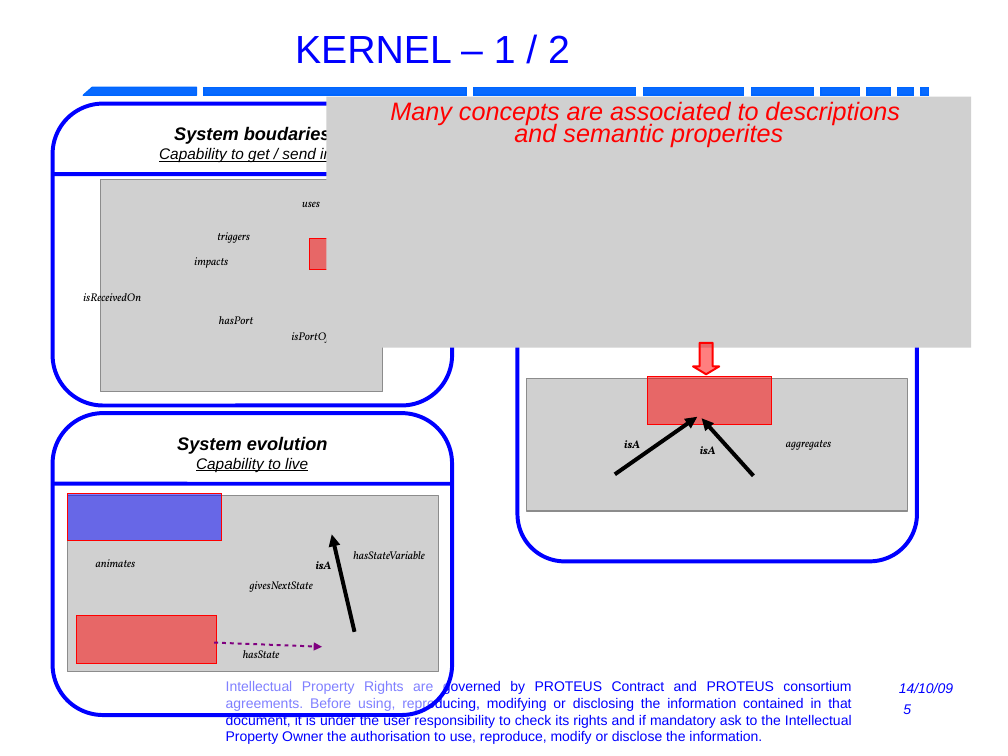
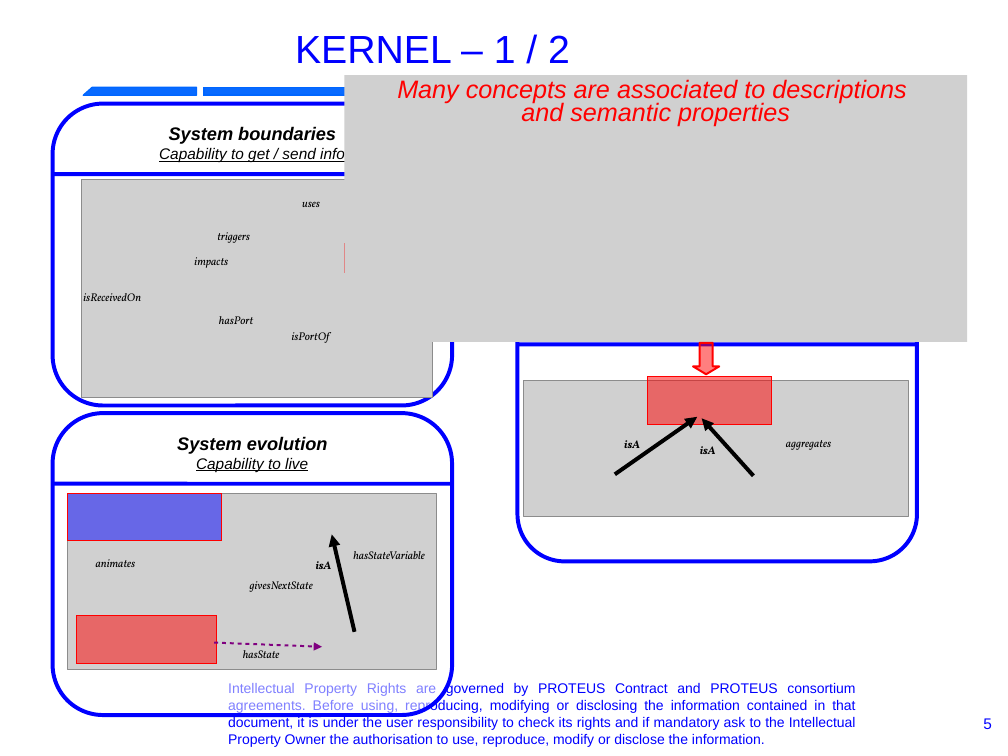
Before and after one commit to RobotML/RobotML, a slide deck: slide 5 of Ontologies/ORA/Meetings/20131103-IROS-Tokyo/R4.1.6-P5.9-ARoboticOntology.odp. Drawn at 1008x756 pixels with LibreOffice and Linux fonts; fonts in the diff are those of the drawing; grey boxes stand for pictures; background and template pictures are left out. Boxes give left, top, right and bottom in pixels: in the first picture for what was removed or moved away, otherwise in the second. Text is boxed around its words. In the diff, an @@ line names an element or a change of style, - is before the commit and + after.

Commit message:
work session to adapt presentation to mac before presentation addition of pdf file for safety

```diff
--- a/Ontologies/ORA/Meetings/20131103-IROS-Tokyo/R4.1.6-P5.9-ARoboticOntology.odp
+++ b/Ontologies/ORA/Meetings/20131103-IROS-Tokyo/R4.1.6-P5.9-ARoboticOntology.odp
@@ picture "Many concepts are associated to ...": place and size @@
-picture "Many concepts are associated to ..." at [327,97,972,348]
+picture "Many concepts are associated to ..." at [345,76,968,343]
@@ group removed at [474,88,929,96]: 7 rectangles @@
@@ text in picture at [521,101,790,127]: text changed @@
-and semantic properites
+and semantic properties
@@ text in rounded rectangle at [169,126,336,144]: text changed @@
-System boudaries
+System boundaries
@@ picture: place and size @@
-picture at [101,179,383,392]
+picture at [82,179,432,398]
@@ rectangle: place and size @@
-rectangle at [309,239,380,269]
+rectangle at [345,243,434,272]
@@ line added from (517, 345) to (917, 345), #0000FF 2.83 pt @@
@@ picture: place and size @@
-picture at [526,378,907,511]
+picture at [524,380,908,517]
@@ text "Intellectual Property Rights are governed ...": place and size @@
-text "Intellectual Property Rights are governed ..." at [226,680,852,744]
+text "Intellectual Property Rights are governed ..." at [228,682,856,747]
@@ text removed at [899,683,953,693] @@
-14/10/09
@@ page number removed at [903,704,911,714] @@
-5
@@ page number added at [983,718,992,729], 11 pt, text #0000FF @@
+5
```
Also in this commit, not shown: 9 other slides changed, 16 slides removed, 1 other file.
